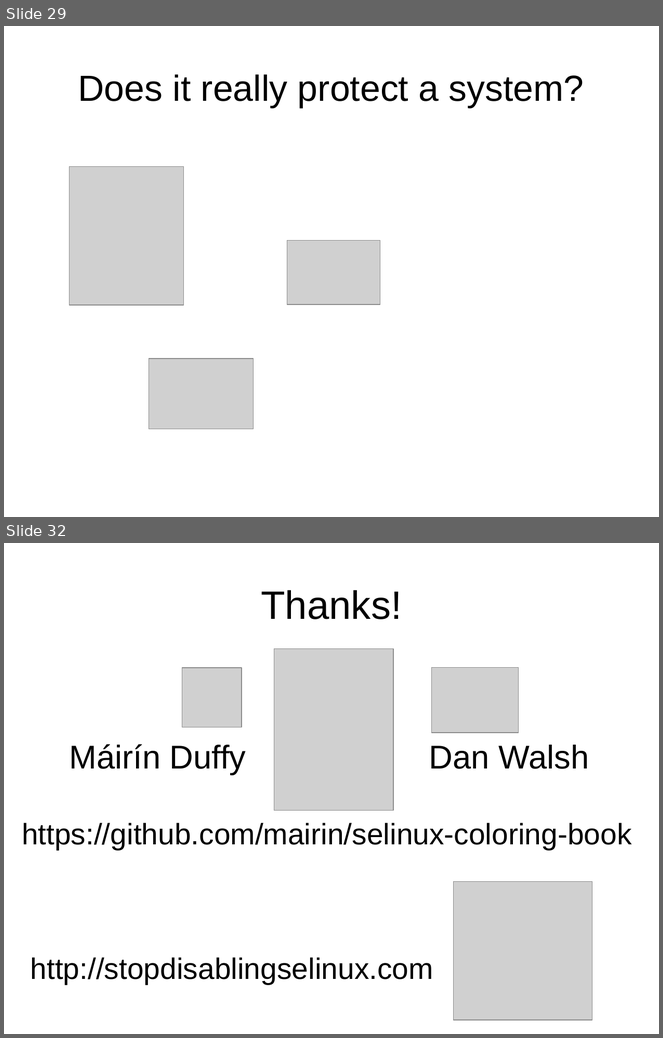
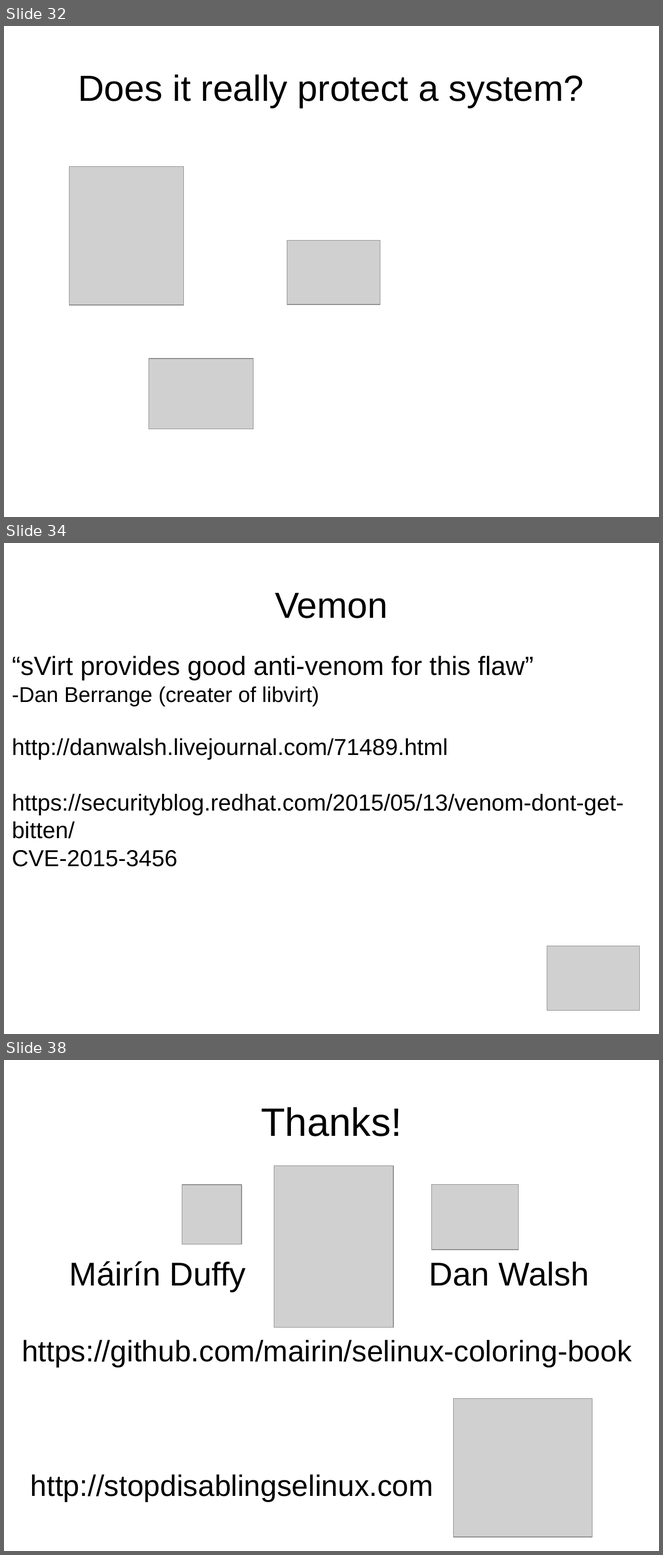
Before and after one commit to laubersm/LauberSolutions, a slide deck: SELinux/ItsAboutTheLabels-screen4-3.odp. Shown one above the other, each under a label of ours: slides 29 and 32 before the commit, slides 32, 34 and 38 after it; the slides between them are not shown. The pictures are 663x1038 and 663x1555 pixels, drawn with LibreOffice and Linux fonts; fonts in the diff are those of the drawing; grey boxes stand for pictures. Boxes give left, top, right and bottom in pixels: in the first picture for what was removed or moved away, otherwise in the second. Text is boxed around its words. In the diff, an @@ line names an element or a change of style, - is before the commit and + after.

```diff
--- a/SELinux/ItsAboutTheLabels-screen4-3.odp
+++ b/SELinux/ItsAboutTheLabels-screen4-3.odp
@@ slide 34 added at (4,543,659,1034), background #FFFFFF @@
@@ title added at (275,593,388,618), 44 pt, text #000000 @@
+Vemon
@@ text added at (12,656,624,867), 28 pt, text #000000 @@
+“sVirt provides good anti-venom for this flaw”
+-Dan Berrange (creater of libvirt)
+http://danwalsh.livejournal.com/71489.html
+https://securityblog.redhat.com/2015/05/13/venom-dont-get-bitten/
+CVE-2015-3456
@@ picture added at (547,946,640,1010) @@
@@ what was slide 29 is now slide 32 @@
@@ what was slide 32 is now slide 38 @@
```
Also in this commit, not shown: 8 slides changed, 5 other slides added, 2 other files.
